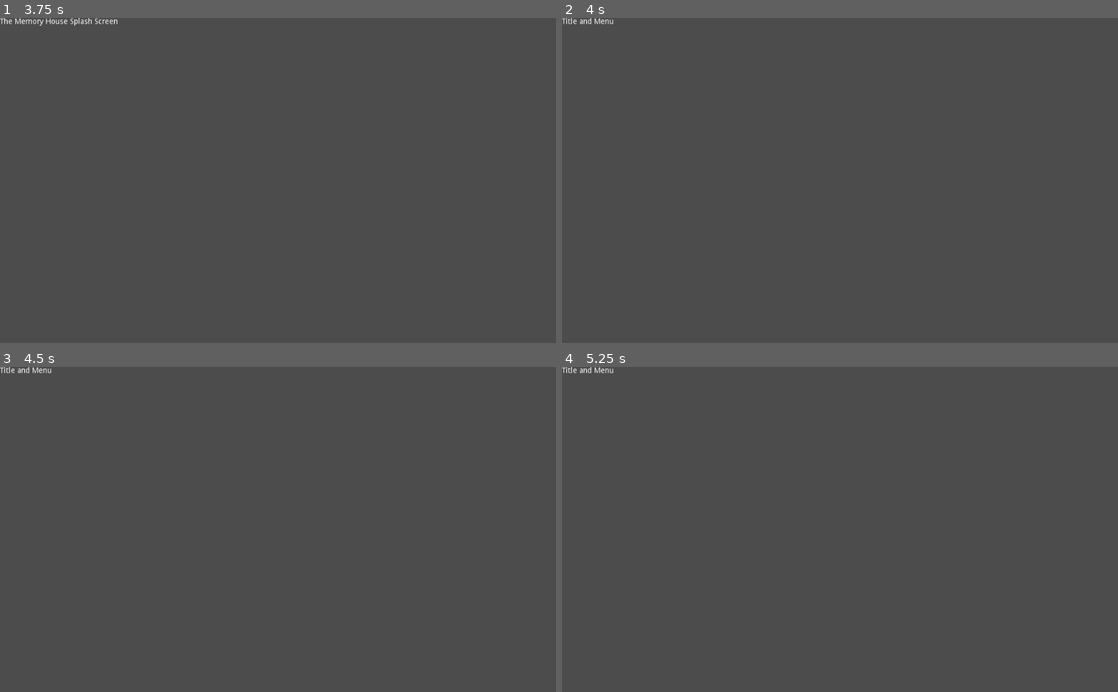
Above: before the commit, frames 1-4 (two rows, left to right).
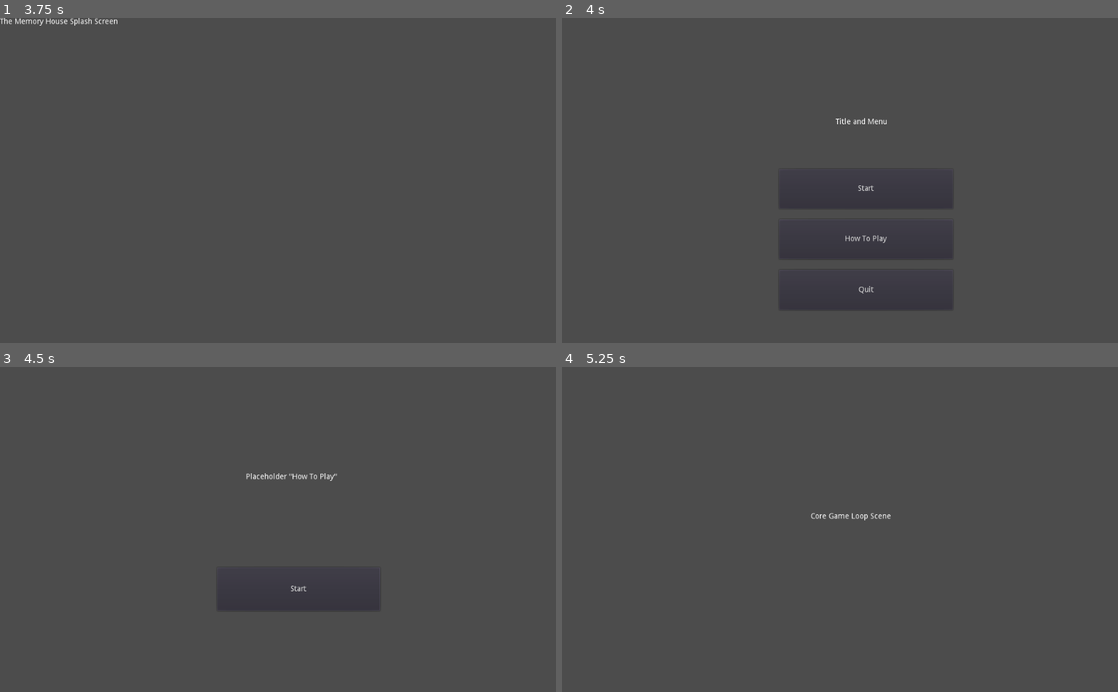
Above: after the commit, the same moments.

Repository: alannakelly/the-memory-house
Game: Godot game, scene res://splash/Splash.tscn
Same seed, same stepped clock (60 frames per second), same inputs: the game is played once before the commit and once after it.
Inputs (mouse positions are in pixels of both pictures, inside the frame that each line leads up to):
- Up to frame 1 (3.75 s): tap Enter at 0.5, 2, 3.5 s; hold Right (ui_right) 0.53-1.28 s; tap Space at 1.25, 2.75 s; hold Down (ui_down) 1.28-2.03 s; hold Right (ui_right) 2.03-2.78 s; hold Up (ui_up) 2.78-3.53 s; hold Left (ui_left) from 3.53 s (still down)
- Up to frame 2 (4 s): keep holding Left (ui_left)
- Up to frame 3 (4.5 s): release Left (ui_left) at 4.25 s; click (305, 588) at 4.25 s, where only the run after the commit has a clickable "How To Play"
- Up to frame 4 (5.25 s): click (862, 588) at 5 s, where only the run after the commit has a clickable "Start"

Frame 1 is identical in both runs. In frame 2, 0.4% of the frame differs, in the area x 0-69%, y 0-90%; in frame 3, 0.3%; in frame 4, 0.2%.

Commit message:
added Title scene
added HowToPlay scene
added placeholder Main scene
all transition buttons are functional

resolves #8

Diff:
--- /dev/null
+++ b/how_to_play/HowToPlay.gd
@@ -0,0 +1,7 @@
+extends Control
+
+func _ready():
+	pass
+
+func _on_StartButton_pressed():
+	get_tree().change_scene("res://main/Main.tscn")
--- /dev/null
+++ b/how_to_play/HowToPlay.tscn
@@ -0,0 +1,38 @@
+[gd_scene load_steps=2 format=2]
+
+[ext_resource path="res://how_to_play/HowToPlay.gd" type="Script" id=1]
+
+[node name="Control" type="Control"]
+anchor_right = 1.0
+anchor_bottom = 1.0
+script = ExtResource( 1 )
+__meta__ = {
+"_edit_use_anchors_": false
+}
+
+[node name="StartButton" type="Button" parent="."]
+anchor_left = -0.0107422
+anchor_top = -0.131667
+anchor_right = -0.0107422
+anchor_bottom = -0.131667
+margin_left = 411.0
+margin_top = 449.0
+margin_right = 711.0
+margin_bottom = 529.0
+text = "Start"
+__meta__ = {
+"_edit_use_anchors_": true
+}
+
+[node name="Label" type="Label" parent="."]
+margin_left = 453.0
+margin_top = 196.0
+margin_right = 621.0
+margin_bottom = 227.0
+text = "Placeholder \"How To Play\"
+"
+__meta__ = {
+"_edit_use_anchors_": false
+}
+
+[connection signal="pressed" from="StartButton" to="." method="_on_StartButton_pressed"]
--- /dev/null
+++ b/main/Main.tscn
@@ -0,0 +1,13 @@
+[gd_scene format=2]
+
+[node name="Node2D" type="Node2D"]
+
+[node name="tmpLabel" type="Label" parent="."]
+margin_left = 458.0
+margin_top = 269.0
+margin_right = 606.0
+margin_bottom = 283.0
+text = "Core Game Loop Scene"
+__meta__ = {
+"_edit_use_anchors_": false
+}
--- /dev/null
+++ b/title/Title.gd
@@ -0,0 +1,16 @@
+extends Node2D
+
+
+func _ready():
+	pass
+
+func _on_StartButton_pressed():
+	get_tree().change_scene("res://main/Main.tscn")
+
+
+func _on_HowToPlayButton_pressed():
+	get_tree().change_scene("res://how_to_play/HowToPlay.tscn")
+
+
+func _on_QuitButton_pressed():
+	get_tree().quit()
--- a/title/Title.tscn
+++ b/title/Title.tscn
@@ -1,11 +1,53 @@
-[gd_scene format=2]
+[gd_scene load_steps=2 format=2]
+
+[ext_resource path="res://title/Title.gd" type="Script" id=1]
 
 [node name="Title" type="Node2D"]
+script = ExtResource( 1 )
 
 [node name="lblTitle" type="Label" parent="."]
-margin_right = 40.0
-margin_bottom = 14.0
+margin_left = 504.0
+margin_top = 185.0
+margin_right = 599.0
+margin_bottom = 199.0
 text = "Title and Menu"
 __meta__ = {
 "_edit_use_anchors_": false
 }
+
+[node name="VBoxContainer" type="VBoxContainer" parent="."]
+margin_left = 400.0
+margin_top = 279.0
+margin_right = 720.0
+margin_bottom = 539.0
+custom_constants/separation = 20
+__meta__ = {
+"_edit_use_anchors_": false
+}
+
+[node name="StartButton" type="Button" parent="VBoxContainer"]
+margin_right = 320.0
+margin_bottom = 73.0
+size_flags_horizontal = 3
+size_flags_vertical = 3
+text = "Start"
+
+[node name="HowToPlayButton" type="Button" parent="VBoxContainer"]
+margin_top = 93.0
+margin_right = 320.0
+margin_bottom = 166.0
+size_flags_horizontal = 3
+size_flags_vertical = 3
+text = "How To Play"
+
+[node name="QuitButton" type="Button" parent="VBoxContainer"]
+margin_top = 186.0
+margin_right = 320.0
+margin_bottom = 260.0
+size_flags_horizontal = 3
+size_flags_vertical = 3
+text = "Quit"
+
+[connection signal="pressed" from="VBoxContainer/StartButton" to="." method="_on_StartButton_pressed"]
+[connection signal="pressed" from="VBoxContainer/HowToPlayButton" to="." method="_on_HowToPlayButton_pressed"]
+[connection signal="pressed" from="VBoxContainer/QuitButton" to="." method="_on_QuitButton_pressed"]
